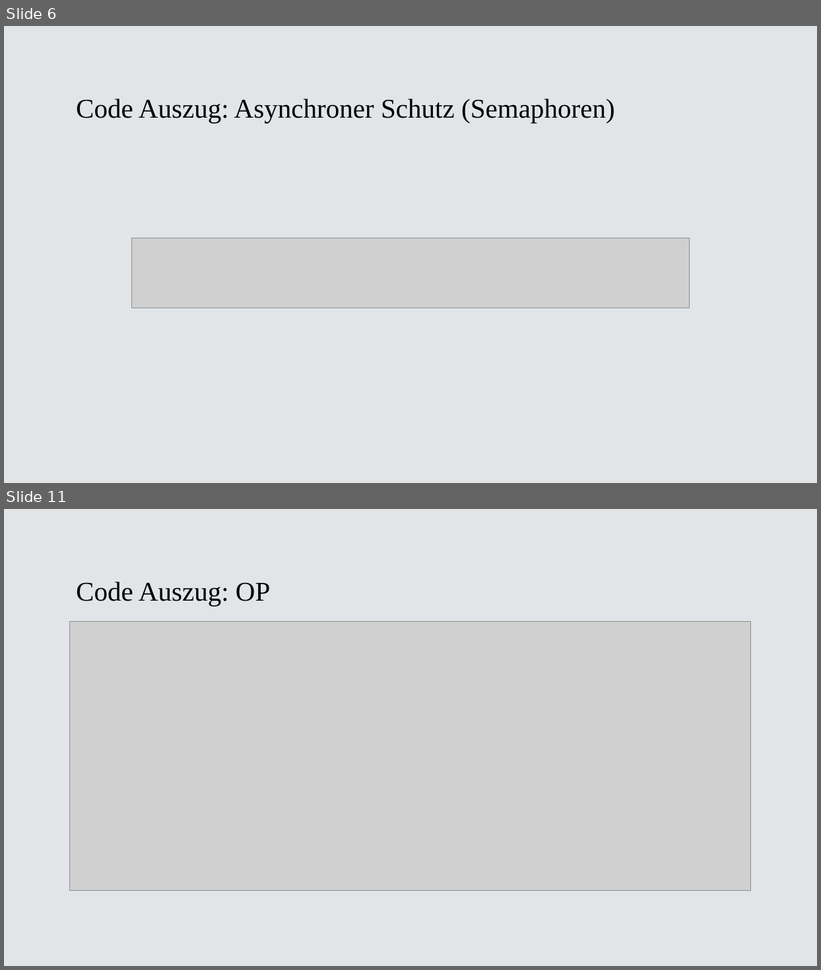
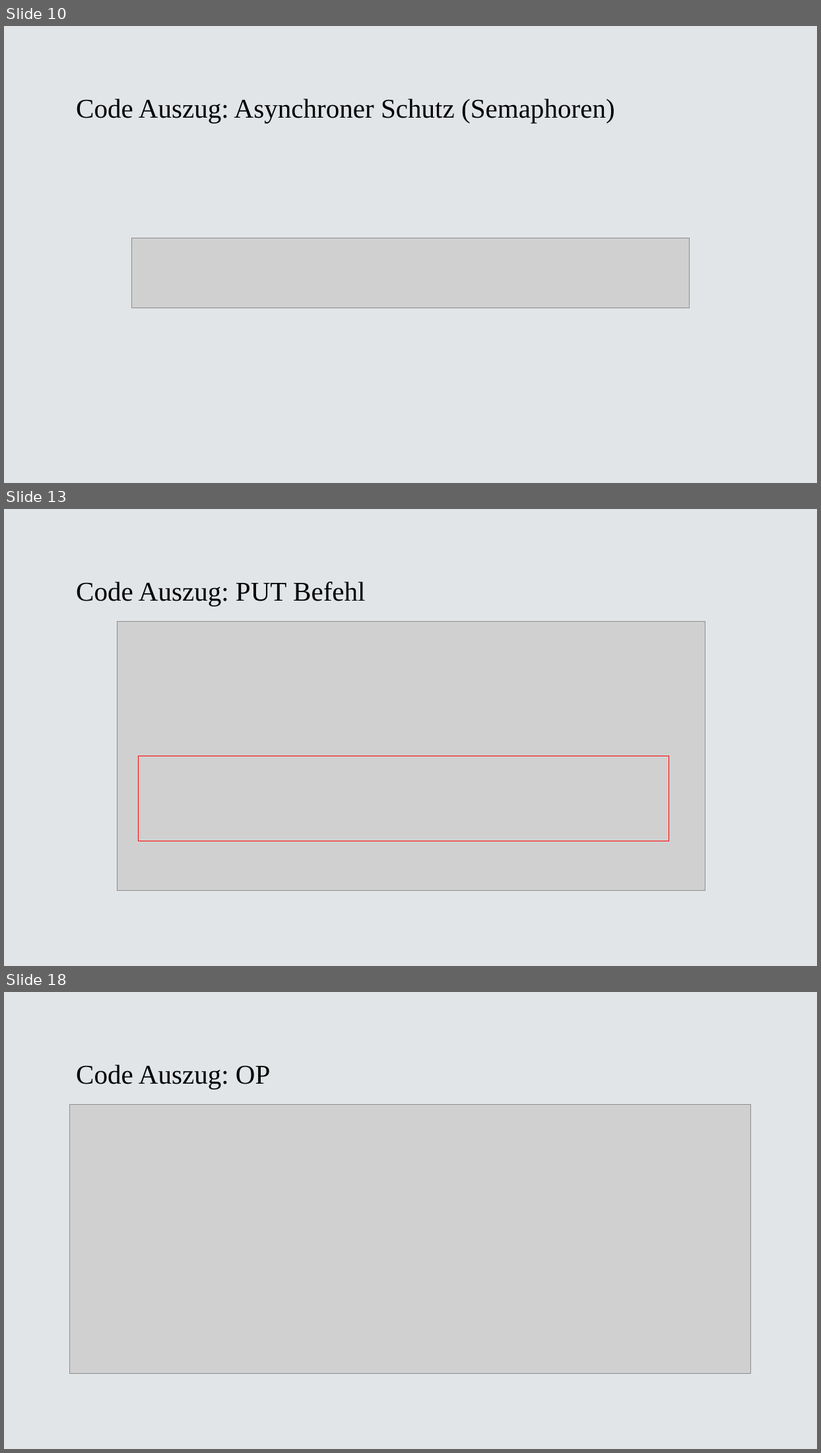
Before and after one commit to BitPaw/C_Socket, a slide deck: Dokumente/BVS.pptx. Shown one above the other, each under a label of ours: slides 6 and 11 before the commit, slides 10, 13 and 18 after it; the slides between them are not shown. The pictures are 821x970 and 821x1453 pixels, drawn with LibreOffice and Linux fonts; fonts in the diff are those of the drawing; grey boxes stand for pictures. Boxes give left, top, right and bottom in pixels: in the first picture for what was removed or moved away, otherwise in the second. Text is boxed around its words. In the diff, an @@ line names an element or a change of style, - is before the commit and + after.

```diff
--- a/Dokumente/BVS.pptx
+++ b/Dokumente/BVS.pptx
@@ slide 13 added at (4,509,817,966), background #E2E5E8 @@
@@ title added at (76,582,365,606), 32 pt, text #000000 @@
+Code Auszug: PUT Befehl
@@ picture added at (117,621,705,891) @@
@@ rectangle added at (138,756,669,842), outline #FF0000 0.85 pt @@
@@ what was slide 6 is now slide 10 @@
@@ what was slide 11 is now slide 18 @@
```
Also in this commit, not shown: 8 slides changed, 6 other slides added.
